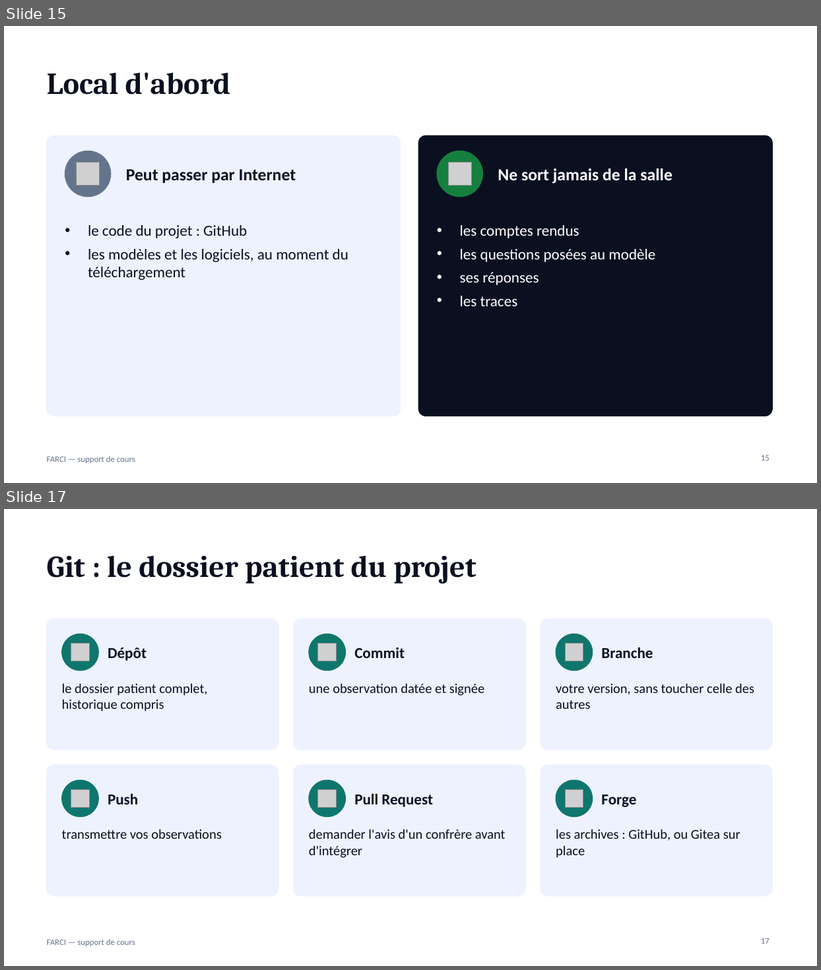
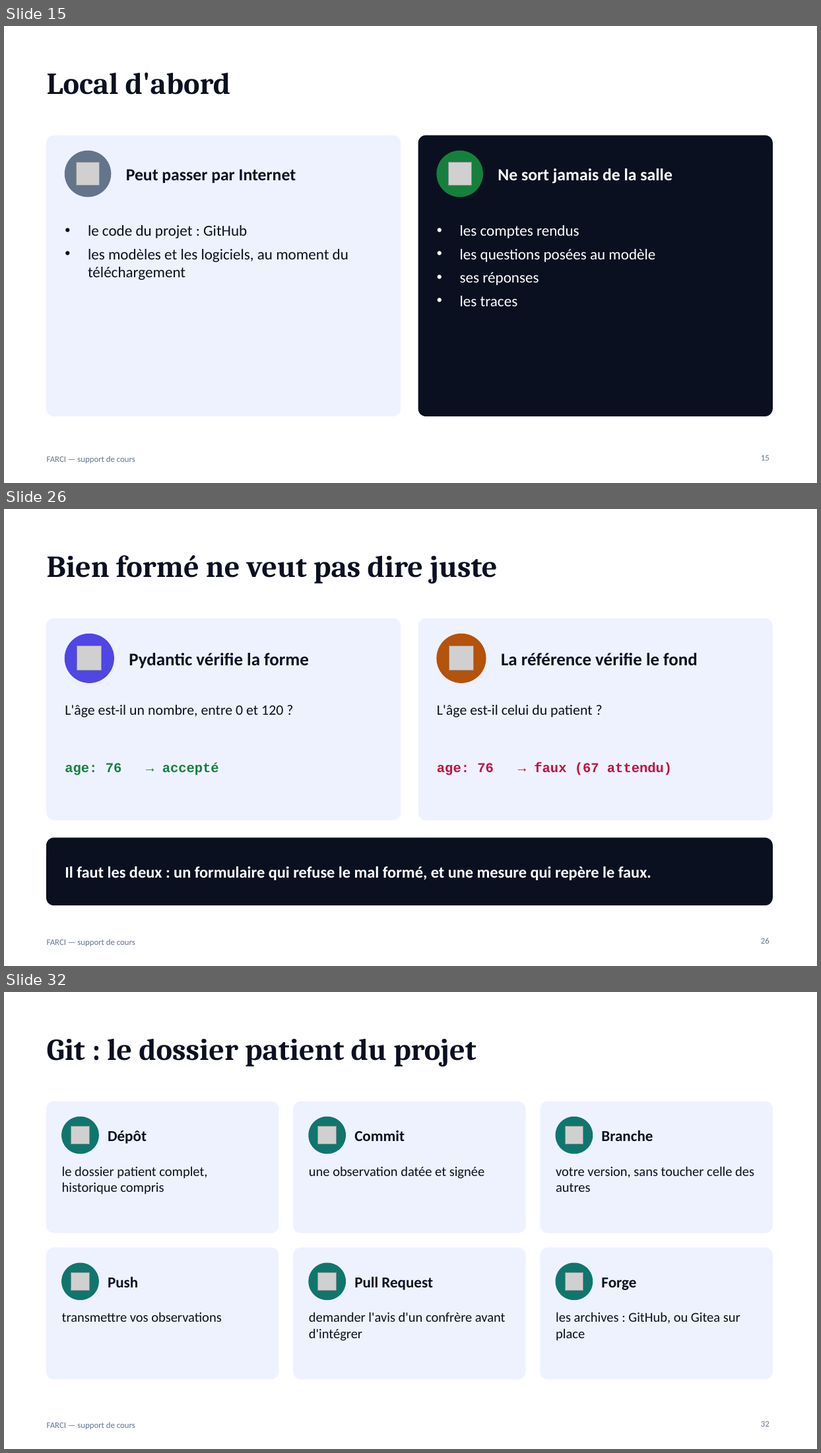
Before and after one commit to jdanion/FARCI, a slide deck: docs/support/FARCI-support-de-cours.pptx. Shown one above the other, each under a label of ours: slides 15 and 17 before the commit, slides 15, 26 and 32 after it; the slides between them are not shown. The pictures are 821x970 and 821x1453 pixels, drawn with LibreOffice and Linux fonts; fonts in the diff are those of the drawing; grey boxes stand for pictures. Boxes give left, top, right and bottom in pixels: in the first picture for what was removed or moved away, otherwise in the second. Text is boxed around its words. In the diff, an @@ line names an element or a change of style, - is before the commit and + after.

```diff
--- a/docs/support/FARCI-support-de-cours.pptx
+++ b/docs/support/FARCI-support-de-cours.pptx
@@ slide 26 added at (x1=4, y1=509, x2=817, y2=966), background #FFFFFF; not listed: 1 template element that a slide beside it also shows @@
@@ title added at (x1=47, y1=555, x2=497, y2=584), 36 pt, text #0B1020, bold @@
+Bien formé ne veut pas dire juste
@@ rounded rectangle added at (x1=47, y1=619, x2=401, y2=820), fill #EEF2FF, outline #EEF2FF 1 pt @@
@@ rounded rectangle added at (x1=418, y1=619, x2=773, y2=820), fill #EEF2FF, outline #EEF2FF 1 pt @@
@@ ellipse added at (x1=65, y1=634, x2=114, y2=683), fill #4F46E5, outline #4F46E5 1 pt @@
@@ picture added at (x1=77, y1=646, x2=102, y2=671) @@
@@ ellipse added at (x1=437, y1=634, x2=486, y2=683), fill #B45309, outline #B45309 1 pt @@
@@ picture added at (x1=450, y1=646, x2=474, y2=671) @@
@@ text added at (x1=129, y1=653, x2=309, y2=669), 21 pt, text #0B1020, bold @@
+Pydantic vérifie la forme
@@ text added at (x1=501, y1=653, x2=698, y2=666), 21 pt, text #0B1020, bold @@
+La référence vérifie le fond
@@ text added at (x1=65, y1=705, x2=283, y2=718), 17 pt, text #0B1020 @@
+L'âge est-il un nombre, entre 0 et 120 ?
@@ text added at (x1=437, y1=705, x2=592, y2=718), 17 pt, text #0B1020 @@
+L'âge est-il celui du patient ?
@@ text added at (x1=65, y1=762, x2=219, y2=776), 16 pt, text #15803D, bold @@
+age: 76 → accepté
@@ text added at (x1=437, y1=762, x2=672, y2=776), 16 pt, text #BE123C, bold @@
+age: 76 → faux (67 attendu)
@@ rounded rectangle added at (x1=47, y1=838, x2=773, y2=906), fill #0B1020, outline #0B1020 1 pt @@
@@ text added at (x1=65, y1=867, x2=651, y2=881), 19 pt, text #FFFFFF, bold @@
+Il faut les deux : un formulaire qui refuse le mal formé, et une mesure qui repère le faux.
@@ page number added at (x1=761, y1=938, x2=770, y2=944), 10 pt, text #64748B @@
+26
@@ what was slide 17 is now slide 32 @@
@@ page number at (x1=761, y1=1421, x2=770, y2=1427): text changed @@
-17
+32
```
Also in this commit, not shown: 3 slides changed, 21 other slides added, 4 other files.
